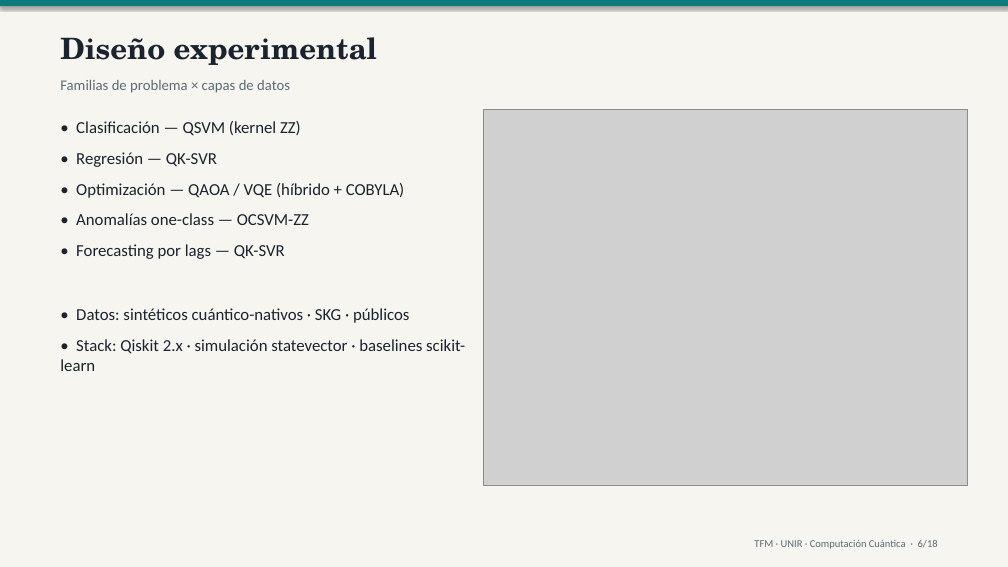
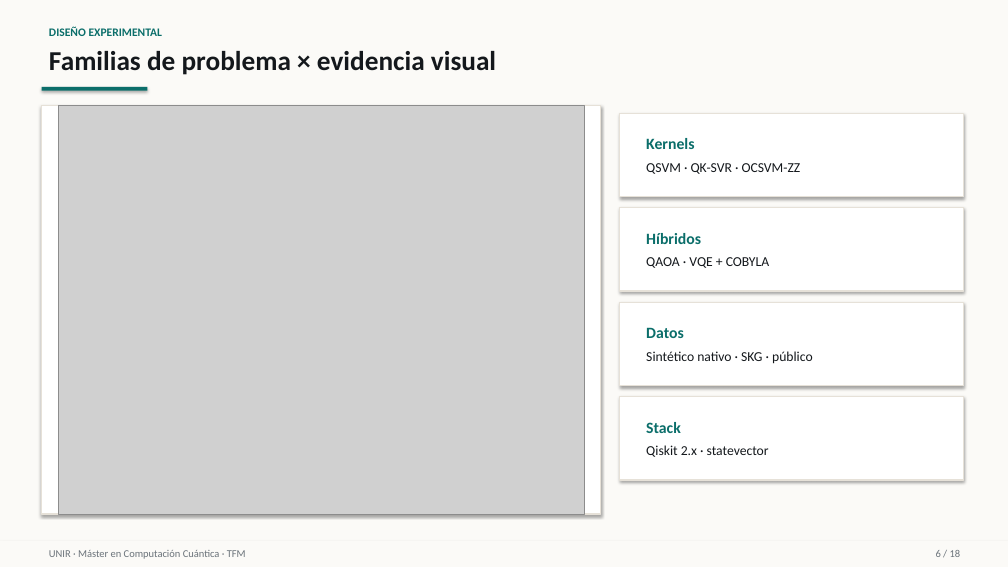
Before and after one commit to juandapradam12/OldUNIR-MasterQC-QuantumAdvantageInDataScienceOld, a slide deck: slide 6 of Entregas/Defensa/Defensa_TFM_QuantumAdvantage.pptx. Drawn at 1008x567 pixels with LibreOffice and Linux fonts; fonts in the diff are those of the drawing; grey boxes stand for pictures. Boxes give left, top, right and bottom in pixels: in the first picture for what was removed or moved away, otherwise in the second. Text is boxed around its words. In the diff, an @@ line names an element or a change of style, - is before the commit and + after.

```diff
--- a/Entregas/Defensa/Defensa_TFM_QuantumAdvantage.pptx
+++ b/Entregas/Defensa/Defensa_TFM_QuantumAdvantage.pptx
@@ rectangle at [0,0,1008,567]: fill #F7F5F0 to #FBFAF7 @@
@@ rectangle removed at [0,0,1008,6] @@
@@ text at [49,26,162,36]: text changed; size 28 to 11 pt; font TeX Gyre Schola to Calibri; text colour #1A232E to #0B6E6A @@
-Diseño experimental
+DISEÑO EXPERIMENTAL
@@ text at [49,51,496,75]: text changed; size 14 to 26 pt; text colour #5C6B73 to #14181C; bold on @@
-Familias de problema × capas de datos
+Familias de problema × evidencia visual
@@ rectangle added at [42,87,147,91], fill #0B6E6A @@
@@ rectangle added at [42,106,601,514], fill #FFFFFF, outline #E6E1D8 1 pt @@
@@ picture: place and size @@
-picture at [484,110,968,485]
+picture at [58,106,584,514]
@@ rectangle added at [620,113,964,197], fill #FFFFFF, outline #E6E1D8 1 pt @@
@@ text removed at [60,121,465,371] @@
-• Clasificación — QSVM (kernel ZZ)
-• Regresión — QK-SVR
-• Optimización — QAOA / VQE (híbrido + COBYLA)
-• Anomalías one-class — OCSVM-ZZ
-• Forecasting por lags — QK-SVR
-• Datos: sintéticos cuántico-nativos · SKG · públicos
-• Stack: Qiskit 2.x · simulación statevector · baselines scikit-learn
@@ text added at [646,138,694,149], 15 pt, text #0B6E6A, bold @@
+Kernels
@@ text added at [646,163,801,174], 13 pt, text #14181C @@
+QSVM · QK-SVR · OCSVM-ZZ
@@ rectangle added at [620,208,964,291], fill #FFFFFF, outline #E6E1D8 1 pt @@
@@ text added at [646,233,701,244], 15 pt, text #0B6E6A, bold @@
+Híbridos
@@ text added at [646,257,769,268], 13 pt, text #14181C @@
+QAOA · VQE + COBYLA
@@ rectangle added at [620,302,964,386], fill #FFFFFF, outline #E6E1D8 1 pt @@
@@ text added at [646,327,684,338], 15 pt, text #0B6E6A, bold @@
+Datos
@@ text added at [646,351,813,364], 13 pt, text #14181C @@
+Sintético nativo · SKG · público
@@ rectangle added at [620,397,964,480], fill #FFFFFF, outline #E6E1D8 1 pt @@
@@ text added at [646,422,681,433], 15 pt, text #0B6E6A, bold @@
+Stack
@@ text added at [646,445,769,457], 13 pt, text #14181C @@
+Qiskit 2.x · statevector
@@ rectangle added at [0,541,1008,567], fill #FBFAF7 @@
@@ text at [49,550,246,559]: text changed; text colour #5C6B73 to #6B737A @@
-TFM · UNIR · Computación Cuántica · 6/18
+UNIR · Máster en Computación Cuántica · TFM
@@ text added at [936,550,961,557], 10 pt, text #6B737A @@
+6 / 18
```
Also in this commit, not shown: 15 other slides changed, 2 slides added, 2 slides removed, 1 other file.
